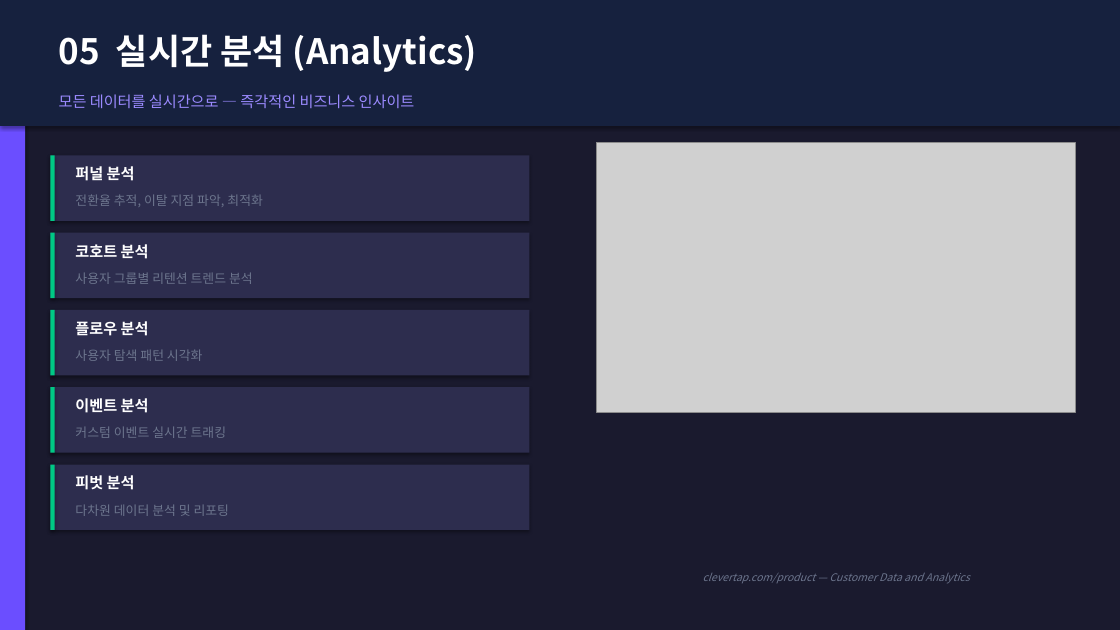
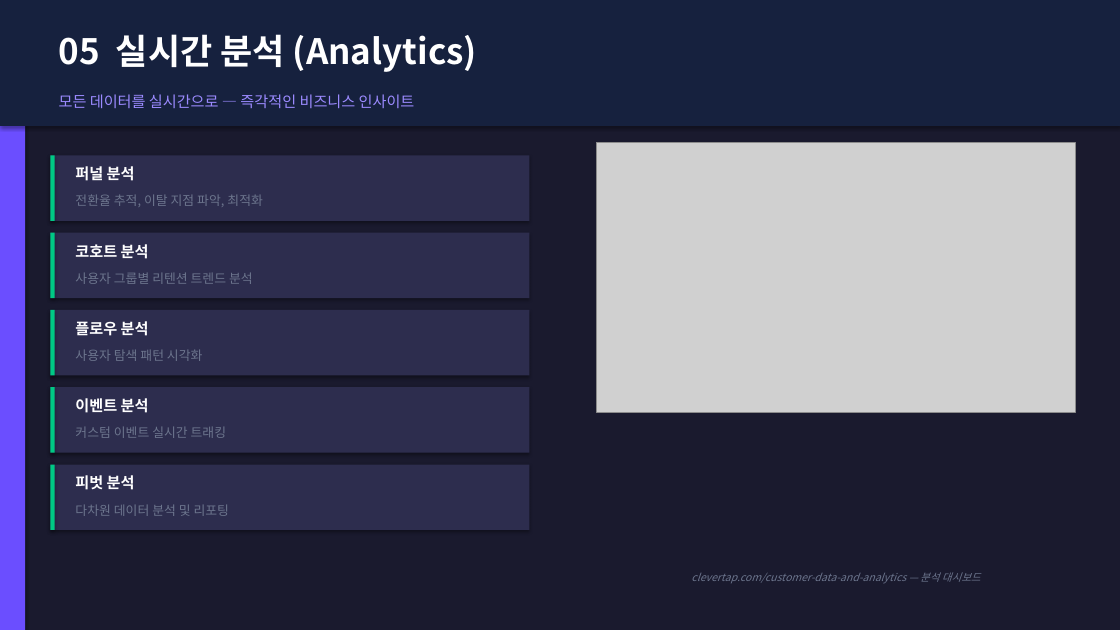
Before and after one commit to redskio/pepper, a slide deck: slide 7 of output/clevertap_proposal_kr_v5.pptx. Drawn at 1120x630 pixels with LibreOffice and Linux fonts; fonts in the diff are those of the drawing; grey boxes stand for pictures. Boxes give left, top, right and bottom in pixels: in the first picture for what was removed or moved away, otherwise in the second. Text is boxed around its words. In the diff, an @@ line names an element or a change of style, - is before the commit and + after.

```diff
--- a/output/clevertap_proposal_kr_v5.pptx
+++ b/output/clevertap_proposal_kr_v5.pptx
@@ text at (691, 572, 981, 583): text changed @@
-clevertap.com/product — Customer Data and Analytics
+clevertap.com/customer-data-and-analytics — 분석 대시보드
```
Also in this commit, not shown: 8 other slides changed, 2 other files.
